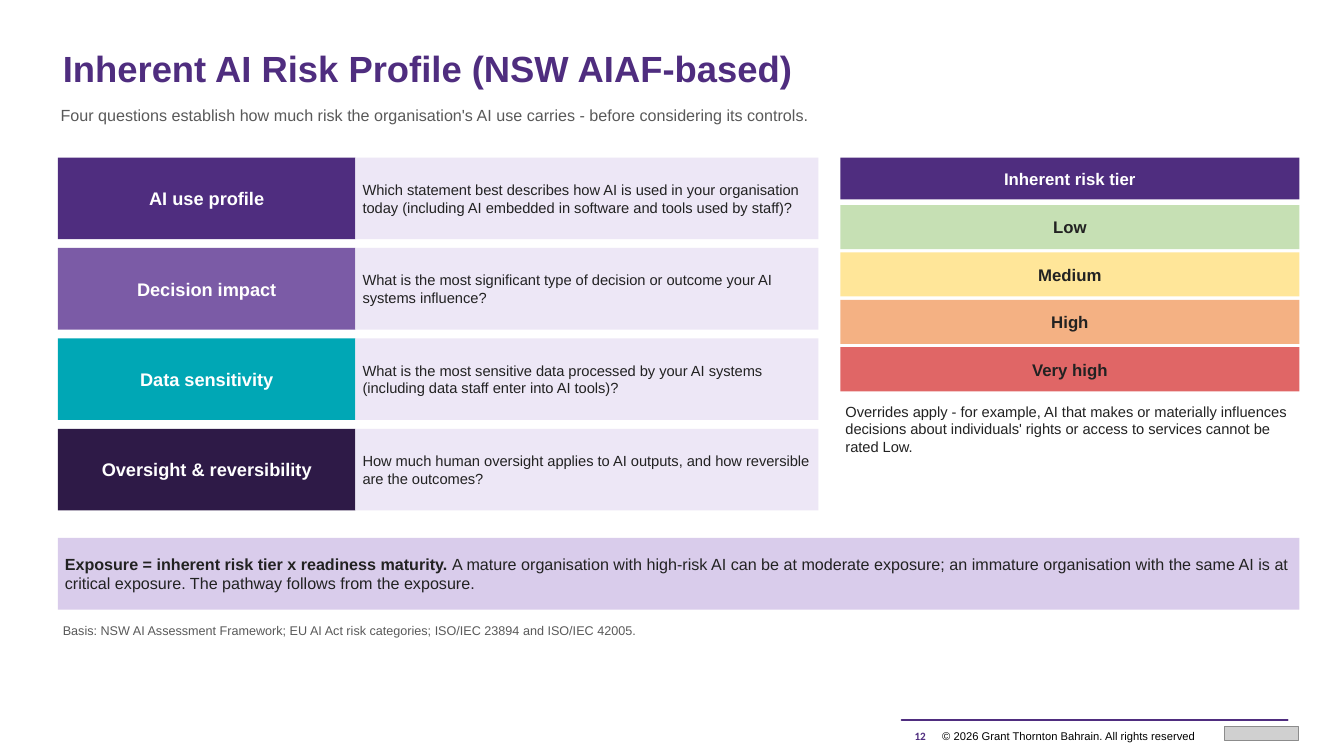
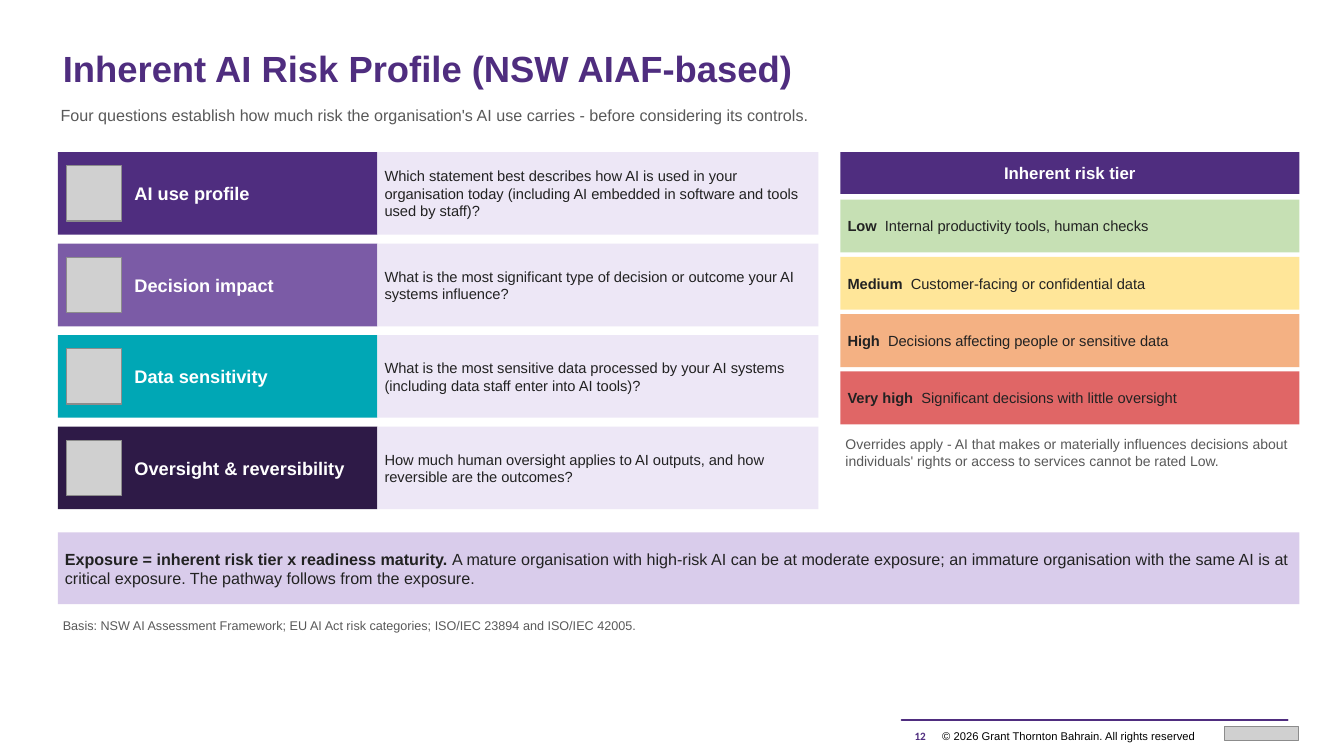
Before and after one commit to mahekdevangtrivedi-wq/GT-AI-Service-Line, a slide deck: slide 12 of 01_AI_Governance_Risk_Compliance/1.3_AI_Readiness_Assessment_Tool/GT_AI_Readiness_Assessment_Proposal.pptx. Drawn at 1344x756 pixels with LibreOffice and Linux fonts; fonts in the diff are those of the drawing; grey boxes stand for pictures. Boxes give left, top, right and bottom in pixels: in the first picture for what was removed or moved away, otherwise in the second. Text is boxed around its words. In the diff, an @@ line names an element or a change of style, - is before the commit and + after.

```diff
--- a/01_AI_Governance_Risk_Compliance/1.3_AI_Readiness_Assessment_Tool/GT_AI_Readiness_Assessment_Proposal.pptx
+++ b/01_AI_Governance_Risk_Compliance/1.3_AI_Readiness_Assessment_Tool/GT_AI_Readiness_Assessment_Proposal.pptx
@@ rectangle added at [57, 152, 377, 235], fill #4F2D7F @@
@@ picture added at [67, 166, 122, 222] @@
@@ text "AI use profile": place and size @@
-text "AI use profile" at [57, 157, 355, 239]
+text "AI use profile" at [134, 186, 249, 204]
@@ text "AI use profile" at [134, 186, 249, 204]: alignment centre to left; more space between paragraphs; fill #4F2D7F to none @@
@@ rectangle "Which statement best describes how ...": place and size @@
-rectangle "Which statement best describes how ..." at [356, 157, 819, 239]
+rectangle "Which statement best describes how ..." at [377, 152, 818, 235]
@@ rectangle "Low Internal productivity tools, human ...": place and size @@
-rectangle "Low Internal productivity tools, human ..." at [841, 205, 1300, 249]
+rectangle "Low Internal productivity tools, human ..." at [841, 200, 1300, 252]
@@ text in rectangle at [848, 220, 1148, 234]: text changed; size 12 to 10.5 pt; bold off @@
-Low
+Low Internal productivity tools, human checks
@@ rectangle added at [57, 244, 377, 327], fill #7B5BA6 @@
@@ picture added at [67, 257, 122, 313] @@
@@ text "Decision impact": place and size @@
-text "Decision impact" at [57, 248, 355, 330]
+text "Decision impact" at [134, 279, 274, 296]
@@ text "Decision impact" at [134, 279, 274, 296]: alignment centre to left; more space between paragraphs; fill #7B5BA6 to none @@
@@ rectangle "What is the most significant ...": place and size @@
-rectangle "What is the most significant ..." at [356, 248, 819, 330]
+rectangle "What is the most significant ..." at [377, 244, 818, 327]
@@ rectangle "Medium Customer-facing or confidential data": place and size @@
-rectangle "Medium Customer-facing or confidential data" at [841, 252, 1300, 296]
+rectangle "Medium Customer-facing or confidential data" at [841, 257, 1300, 310]
@@ text in rectangle at [848, 278, 1145, 292]: text changed; size 12 to 10.5 pt; bold off @@
-Medium
+Medium Customer-facing or confidential data
@@ rectangle "High Decisions affecting people or ...": place and size @@
-rectangle "High Decisions affecting people or ..." at [841, 299, 1300, 344]
+rectangle "High Decisions affecting people or ..." at [841, 315, 1300, 367]
@@ rectangle added at [57, 335, 377, 417], fill #00A7B5 @@
@@ picture added at [67, 349, 122, 404] @@
@@ text "Data sensitivity": place and size @@
-text "Data sensitivity" at [57, 339, 355, 420]
+text "Data sensitivity" at [134, 369, 268, 387]
@@ text "Data sensitivity" at [134, 369, 268, 387]: alignment centre to left; more space between paragraphs; fill #00A7B5 to none @@
@@ rectangle "What is the most sensitive ...": place and size @@
-rectangle "What is the most sensitive ..." at [356, 339, 819, 420]
+rectangle "What is the most sensitive ..." at [377, 335, 818, 417]
@@ text in rectangle at [848, 335, 1168, 349]: text changed; size 12 to 10.5 pt; bold off @@
-High
+High Decisions affecting people or sensitive data
@@ rectangle "Very high Significant decisions with ...": place and size @@
-rectangle "Very high Significant decisions with ..." at [841, 347, 1300, 391]
+rectangle "Very high Significant decisions with ..." at [841, 372, 1300, 424]
@@ text in rectangle at [848, 392, 1177, 406]: text changed; size 12 to 10.5 pt; bold off @@
-Very high
+Very high Significant decisions with little oversight
@@ rectangle added at [57, 426, 377, 509], fill #2E1A47 @@
@@ picture added at [67, 441, 122, 496] @@
@@ text "Oversight & reversibility": place and size @@
-text "Oversight & reversibility" at [57, 429, 355, 510]
+text "Oversight & reversibility" at [134, 461, 344, 479]
@@ text "Oversight & reversibility" at [134, 461, 344, 479]: alignment centre to left; more space between paragraphs; fill #2E1A47 to none @@
@@ rectangle "How much human oversight applies ...": place and size @@
-rectangle "How much human oversight applies ..." at [356, 429, 819, 510]
+rectangle "How much human oversight applies ..." at [377, 426, 818, 509]
@@ text at [845, 439, 1288, 469]: text changed; size 10.5 to 10 pt; text colour #222222 to #595959 @@
-Overrides apply - for example, AI that makes or materially influences decisions about individuals' rights or access to services cannot be rated Low.
+Overrides apply - AI that makes or materially influences decisions about individuals' rights or access to services cannot be rated Low.
@@ 2 rectangles, 1 text: place and size @@
-2 rectangles, 1 text at [57, 157, 1300, 638]
+2 rectangles, 1 text at [57, 152, 1300, 633]
```
Also in this commit, not shown: 13 other slides changed, 33 other files.
